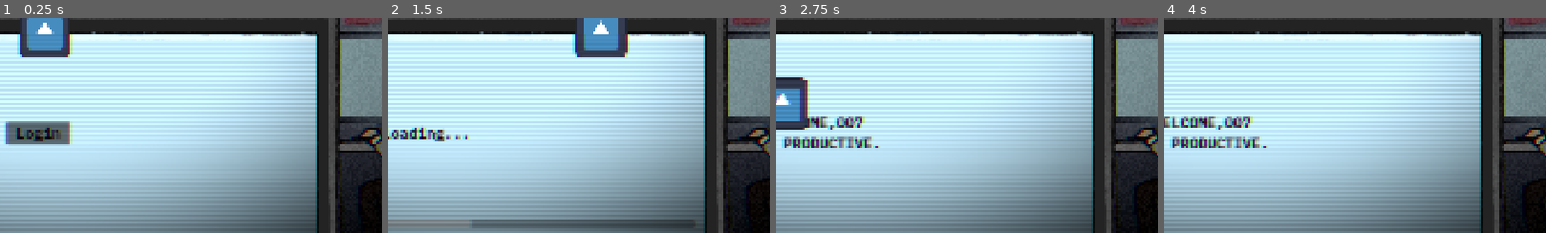
Above: before the commit, frames 1-4 (left to right).
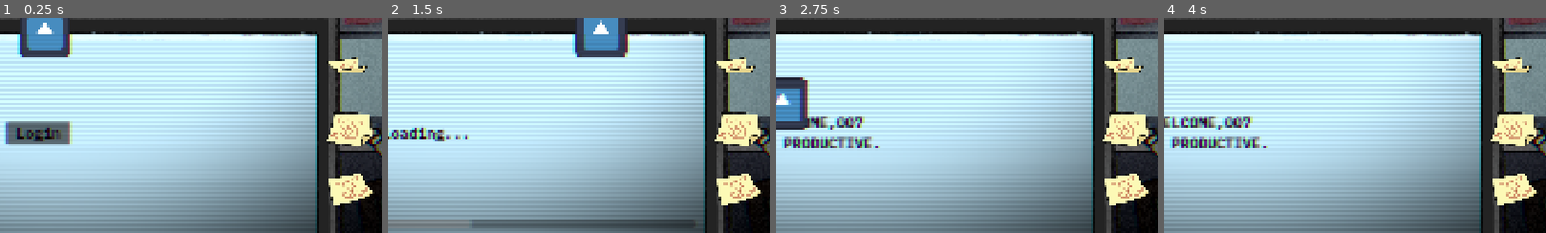
Above: after the commit, the same moments.

Repository: robfischer2187/AI-Slop
Game: Godot game, scene res://scenes/Main.tscn
Two runs of this game, one before a commit and one after it. Both use one fixed random seed, a clock stepped at 60 frames per second and the inputs below. The engine's default icon, where the game draws it, is replaced by a stand-in: a white triangle on a blue panel in a dark square.
Inputs (mouse positions are % of the whole screen's width and height, from its top left):
- Up to frame 1 (0.25 s): no input
- Up to frame 2 (1.5 s): click "Login" at 0.5 s; move the mouse to (72, 45) at 1.27 s; click (72, 45) at 1.42 s
- Up to frame 3 (2.75 s): drag from (30, 55) to (45, 70) at 2.02 s
- Up to frame 4 (4 s): tap Enter at 2.75 s; move the mouse to (60, 28) at 2.77 s; click (60, 28) at 2.92 s; tap Space at 3.5 s; drag from (45, 70) to (20, 35) at 3.52 s
The pictures show only the part of the screen within x 44-94%, y 50-100%; the shares and areas given below are measured in that part.

The runs differ from the first frame. In frame 1, 3.2% of the frame differs, in the area x 85-98%, y 18-88%; in frame 2, 3.2%; in frame 3, 3.2%; in frame 4, 3.2%.

Commit message:
Add health with health sprites and animations
Co-authored-by: Copilot <copilot@github.com>

Diff:
--- a/ai-slop/scripts/main.gd
+++ b/ai-slop/scripts/main.gd
@@ -21,6 +21,7 @@
 @onready var mistakes_label: Label = $UIRoot/UIContainer/PCScreenArea/MistakesLabel
 @onready var progress_label: Label = $UIRoot/UIContainer/PCScreenArea/ProgressLabel
 @onready var audio: AudioStreamPlayer2D = $AudioManager/Music
+var health_sprites: Array[TextureRect] = []
 var mistake_player: AudioStreamPlayer2D
 var positive_player: AudioStreamPlayer2D
 var caught_player: AudioStreamPlayer2D
@@ -72,6 +73,12 @@
 var next_glitch_time: float = 0.0
 
 var meltdown_active := false
+
+const HEALTH_TEXTURES := [
+	"res://assets/art/AI_GAME HEALTH 3.png",
+	"res://assets/art/AI_GAME HEALTH 2.png",
+	"res://assets/art/AI_GAME HEALTH 1.png",
+]
 
 var task_pool: Array = [
 	[
@@ -97,6 +104,7 @@
 ]
 
 func _ready() -> void:
+	_setup_health_sprites()
 	var startup_flow: Node = $UIRoot/UIContainer/PCScreenArea/StartupFlow
 	startup_flow.startup_finished.connect(_on_startup_finished)
 	set_process(false)
@@ -154,6 +162,7 @@
 	office_r_player.play()
 	horror_overlay.visible = true
 	coworkers_default_texture = coworkers_texture.texture
+	_refresh_health_sprites()
 	init_virtual_mouse()
 	Input.set_mouse_mode(Input.MOUSE_MODE_HIDDEN)
 	start_alastor_loop()
@@ -234,7 +243,70 @@
 	suspicion = 0.0
 	game_running = true
 	audio.play();
+	_refresh_health_sprites()
 	load_task()
+
+
+func _setup_health_sprites() -> void:
+	if not health_sprites.is_empty():
+		return
+
+	for i in range(HEALTH_TEXTURES.size()):
+		var health_sprite := TextureRect.new()
+		health_sprite.texture = load(HEALTH_TEXTURES[i])
+		health_sprite.expand_mode = TextureRect.EXPAND_IGNORE_SIZE
+		health_sprite.stretch_mode = TextureRect.STRETCH_KEEP_ASPECT_CENTERED
+		health_sprite.mouse_filter = Control.MOUSE_FILTER_IGNORE
+		health_sprite.custom_minimum_size = Vector2(140, 140)
+		health_sprite.size = Vector2(140, 140)
+		health_sprite.z_index = 200
+		pc_screen.get_parent().add_child(health_sprite)
+		health_sprites.append(health_sprite)
+
+	_update_health_sprite_layout()
+
+
+func _update_health_sprite_layout() -> void:
+	if health_sprites.is_empty():
+		return
+
+	var screen_rect := pc_screen.get_global_rect()
+	var start_x := screen_rect.end.x + 10.0
+	var start_y := screen_rect.position.y + 24.0
+	var gap_y := 150.0
+
+	for i in range(health_sprites.size()):
+		var sprite := health_sprites[i]
+		sprite.global_position = Vector2(start_x, start_y + (i * gap_y))
+
+
+func _refresh_health_sprites() -> void:
+	if health_sprites.is_empty():
+		return
+
+	for i in range(health_sprites.size()):
+		var sprite := health_sprites[i]
+		var should_drop := i < strikes
+		if should_drop:
+			sprite.visible = false
+			sprite.global_position = Vector2(pc_screen.get_global_rect().end.x + 10.0, pc_screen.get_global_rect().position.y + 24.0 + (i * 150) + 120)
+		else:
+			sprite.visible = true
+			sprite.modulate = Color(1, 1, 1, 1)
+
+	_update_health_sprite_layout()
+
+
+func _animate_health_drop(index: int) -> void:
+	if index < 0 or index >= health_sprites.size():
+		return
+
+	var sprite := health_sprites[index]
+	sprite.visible = true
+	var tween := create_tween()
+	tween.tween_property(sprite, "position:y", sprite.position.y + 120.0, 0.35)
+	tween.tween_property(sprite, "modulate:a", 0.0, 0.15)
+	tween.tween_callback(func(): sprite.visible = false)
 
 func get_current_phase() -> int:
 	return clamp(int(task_index / 6.0), 0, task_pool.size() - 1)
@@ -659,6 +731,8 @@
 
 	strikes += 1
 	got_caught_this_watch = true
+	_animate_health_drop(strikes - 1)
+	_refresh_health_sprites()
 
 
 	coworkers_texture.texture = load("res://assets/art/AI GAME COWORKER CAUGHT (1).png")
Not shown, added: ai-slop/assets/art/AI GAME ICON cannibalism.png.import
Not shown, added: ai-slop/assets/art/AI GAME ICON house.png.import
Not shown, added: ai-slop/assets/art/AI GAME ICON house2.png.import
Not shown, added: ai-slop/assets/art/AI GAME cursor.png.import
